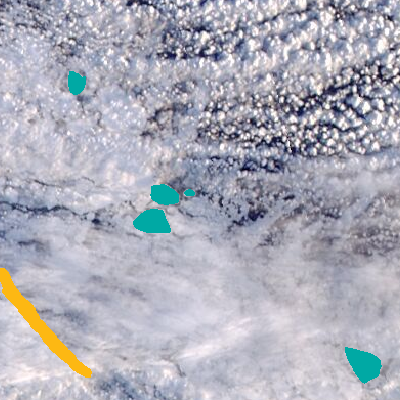
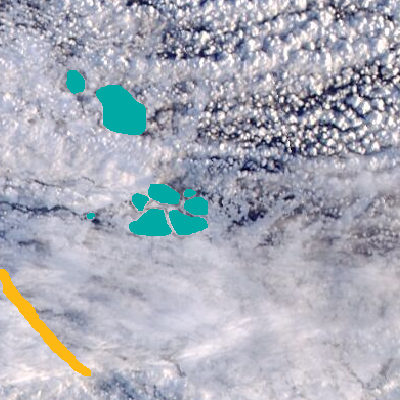
Comparing the layer stacks of the two 400 × 400 images. Changes:
painted on "landmask" (1st of 2) over [0, 268, 92, 378]
renamed "Layer 3" to "ice floes", hid it, painted on it over [0, 70, 382, 384]
painted on "ice floes" (2nd of 2) over [66, 70, 382, 384]
renamed "Layer 1" to "landmask", hid it, moved it above "Layer 2", painted on it over [0, 70, 382, 384]
showed "Layer 2", painted on it over [0, 70, 382, 384]
